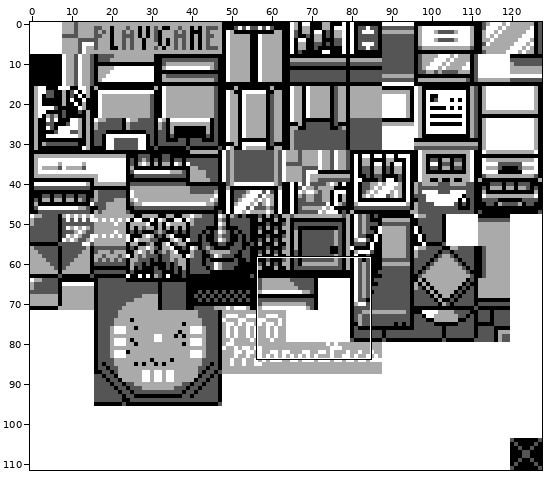
Edited in one commit: sprite sheet (gfx/tilesets/mart.png). Above: a wide view before the commit, with the close-up outlined.
Close-up. Before the commit:
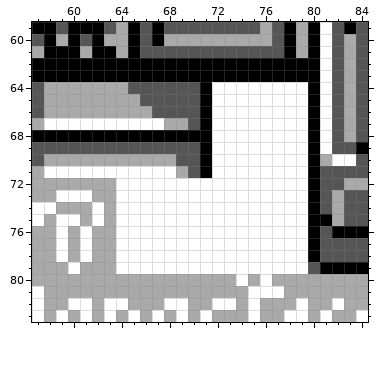
The file is 128x112 pixels. Shown: x 57..84, y 59..83.
And afterwards:
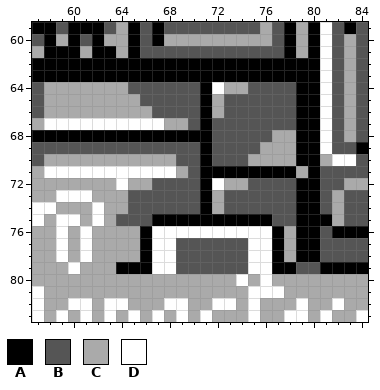
Palette (. is transparent): A #000000  B #555555  C #aaaaaa  D #ffffff
What changed:
@@ x 57..84 @@
 63 AAAAAAAAAAAAAAAAAAAAAAAADBCB
-64 BCCCCCCCBBBBBBADDDDDDDDADBCB
-65 BCCCCCCCCBBBBBADDDDDDDDADBCB
-66 BCCCCCCCCCBBBBADDDDDDDDADBCB
-67 CDDDDDDDDDDCCBADDDDDDDDADBCB
-68 AAAAAAAAAAAAAAADDDDDDDDADBCB
-69 BBBBBBBBBBBBBBADDDDDDDDADBBA
-70 BCCCCCCCCCCCBBADDDDDDDDACDDB
-71 CDDDDDDDDDDDCBADDDDDDDDABBBB
-72 CCCCCCCDDDDDDDDDDDDDDDDABBCC
-73 CCDDDCCDDDDDDDDDDDDDDDDABCBB
-74 DDCCCDCDDDDDDDDDDDDDDDDABCBB
-75 DCDDCDCDDDDDDDDDDDDDDDDAACBB
-76 CCDCDCCDDDDDDDDDDDDDDDDABAAA
-77 CCDCDCCDDDDDDDDDDDDDDDDABBBB
-78 CCDCDCCDDDDDDDDDDDDDDDDABBBB
-79 CCCDCCCDDDDDDDDDDDDDDDDBAAAA
+64 BCCCCCCCBBBBBBADCCBBBBAADBCB
+65 BCCCCCCCCBBBBBACBBBBBBAADBCB
+66 BCCCCCCCCCBBBBACBBBBBBAADBCB
+67 CDDDDDDDDDDCCBABBBBBBBAADBCB
+68 AAAAAAAAAAAAAAABBBBBCCAADBCB
+69 BBBBBBBBBBBBBBABBBBCCCAADBBA
+70 BCCCCCCCCCCCBBABBBCCCCAACDDB
+71 CDDDDDDDDDDDCBAAAAAAAACABBBB
+72 CCCCCCCDCCBBBBADCCBBBBAABBCC
+73 CCDDDCCCBBBBBBACBBBBBBAABCBB
+74 DDCCCDCCBBBBBBACBBBBBBAABCBB
+75 DCDDCDCBBBAAAAAAAAAABBAAACBB
+76 CCDCDCCCCADDDDDDDDDDACAABAAA
+77 CCDCDCCCCADDBBBBBBDDACAABBBB
+78 CCDCDCCCCADDBBBBBBDDACAABBBB
+79 CCCDCCCAAADDBBBBBBDDAABBAAAA
 80 CCCCCCCCCCCCCCCCCDCDCCCCCCCC
